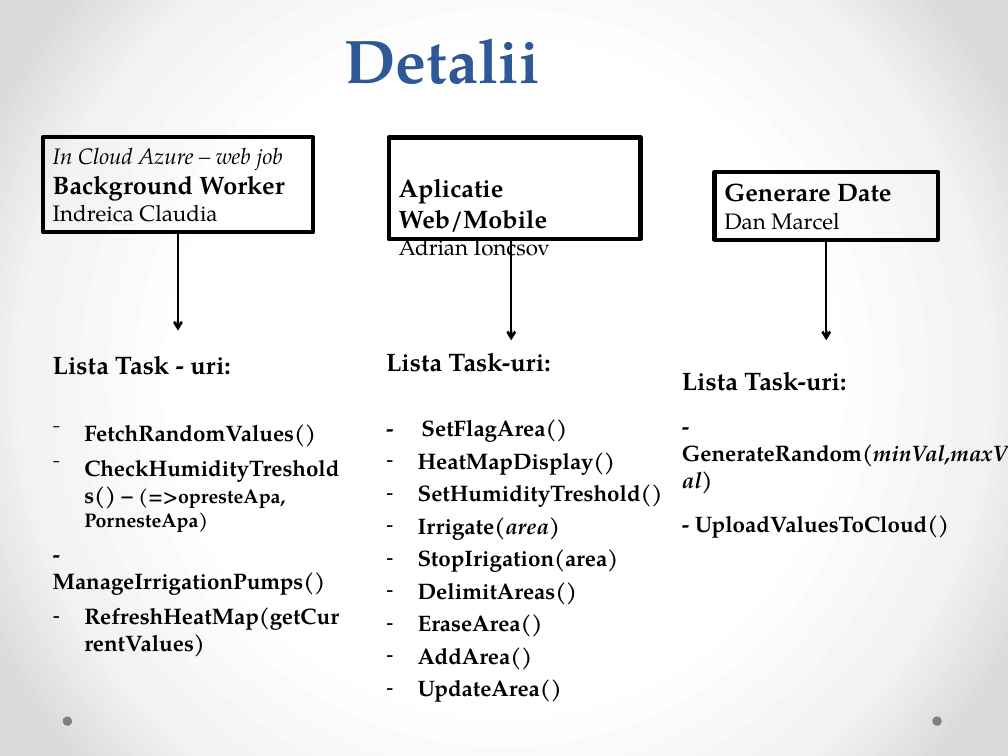
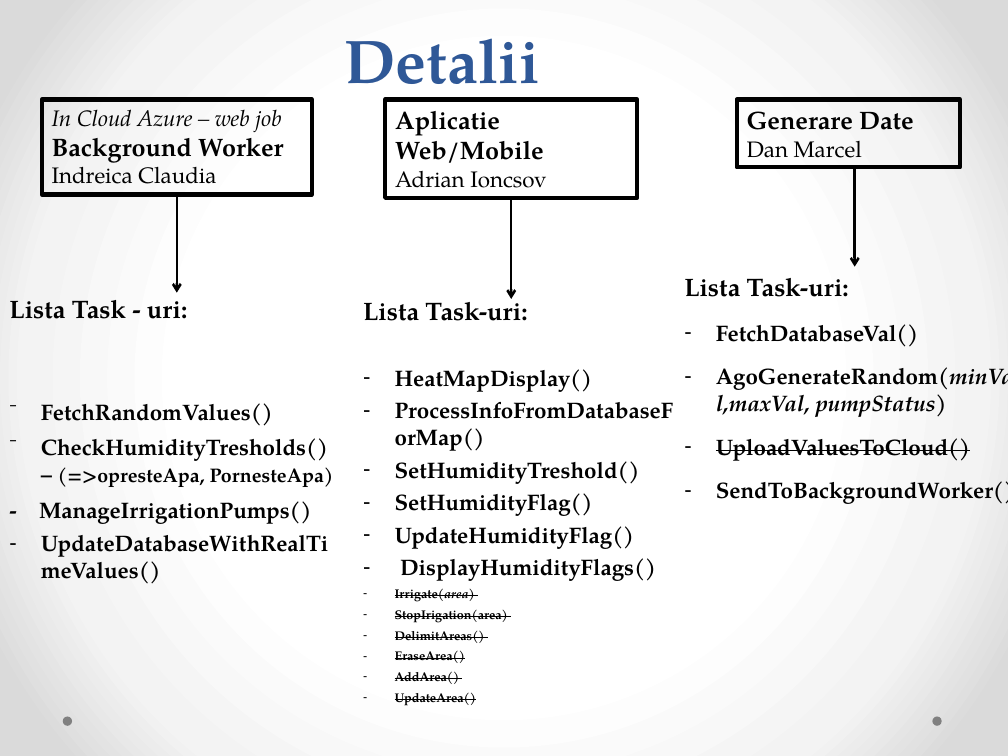
Before and after one commit to diercan/DATC-2018, a slide deck: slide 6 of Indreica_Claudia-Nicoleta/Proiect_Datc/ProiectDATC.pptx (slide 3 before the commit). Drawn at 1008x756 pixels with LibreOffice and Linux fonts; fonts in the diff are those of the drawing. Boxes give left, top, right and bottom in pixels: in the first picture for what was removed or moved away, otherwise in the second. Text is boxed around its words. In the diff, an @@ line names an element or a change of style, - is before the commit and + after.

Commit message:
Updated Architecture Created Data Generator as a Windows Forms Application Updated some data about Background Worker

```diff
--- a/Indreica_Claudia-Nicoleta/Proiect_Datc/ProiectDATC.pptx
+++ b/Indreica_Claudia-Nicoleta/Proiect_Datc/ProiectDATC.pptx
@@ rectangle "In Cloud Azure – web ...": place and size @@
-rectangle "In Cloud Azure – web ..." at bbox=[43, 137, 313, 232]
+rectangle "In Cloud Azure – web ..." at bbox=[41, 100, 311, 195]
@@ rectangle "Aplicatie Web/Mobile": place and size @@
-rectangle "Aplicatie Web/Mobile" at bbox=[389, 137, 641, 239]
+rectangle "Aplicatie Web/Mobile" at bbox=[385, 100, 637, 199]
@@ rectangle "Generare Date": place and size @@
-rectangle "Generare Date" at bbox=[715, 171, 938, 239]
+rectangle "Generare Date" at bbox=[737, 100, 961, 167]
@@ arrow moved from (827, 241) - (827, 341) to (855, 167) - (855, 267) @@
@@ arrow moved from (178, 233) - (178, 331) to (176, 195) - (176, 292) @@
@@ arrow moved from (511, 239) - (511, 341) to (511, 198) - (511, 299) @@
@@ text "Lista Task-uri:": place and size @@
-text "Lista Task-uri:" at bbox=[682, 372, 1008, 538]
+text "Lista Task-uri:" at bbox=[684, 278, 1008, 504]
@@ text "Lista Task - uri:": place and size @@
-text "Lista Task - uri:" at bbox=[53, 356, 339, 630]
+text "Lista Task - uri:" at bbox=[9, 292, 334, 487]
@@ text at bbox=[363, 294, 656, 706]: paragraph added @@
+– ProcessInfoFromDatabaseForMap()
@@ text "Lista Task-uri:": place and size @@
-text "Lista Task-uri:" at bbox=[386, 353, 663, 702]
+text "Lista Task-uri:" at bbox=[363, 294, 656, 706]
@@ text at bbox=[716, 324, 1008, 504]: text changed @@
-- GenerateRandom(minVal,maxVal)
-- UploadValuesToCloud()
+– FetchDatabaseVal()
+– AgoGenerateRandom(minVal,maxVal, pumpStatus)
+– UploadValuesToCloud()
+– SendToBackgroundWorker()
@@ text at bbox=[421, 419, 567, 442]: paragraph removed @@
-- SetFlagArea()
@@ text at bbox=[395, 493, 656, 581]: paragraphs added @@
+– SetHumidityFlag()
+– UpdateHumidityFlag()
+– DisplayHumidityFlags()
@@ text at bbox=[395, 588, 508, 706]: size 16 to 9 pt, strikethrough on in "Irrigate(area)", "StopIrigation(area)", "DelimitAreas()", "EraseArea()" and 2 more places @@
@@ text at bbox=[84, 607, 339, 630]: text changed @@
-– RefreshHeatMap(getCurrentValues)
+– UpdateDatabaseWithRealTimeValues()
```
Also in this commit, not shown: 3 other slides changed, 3 slides added, 18 other files.
